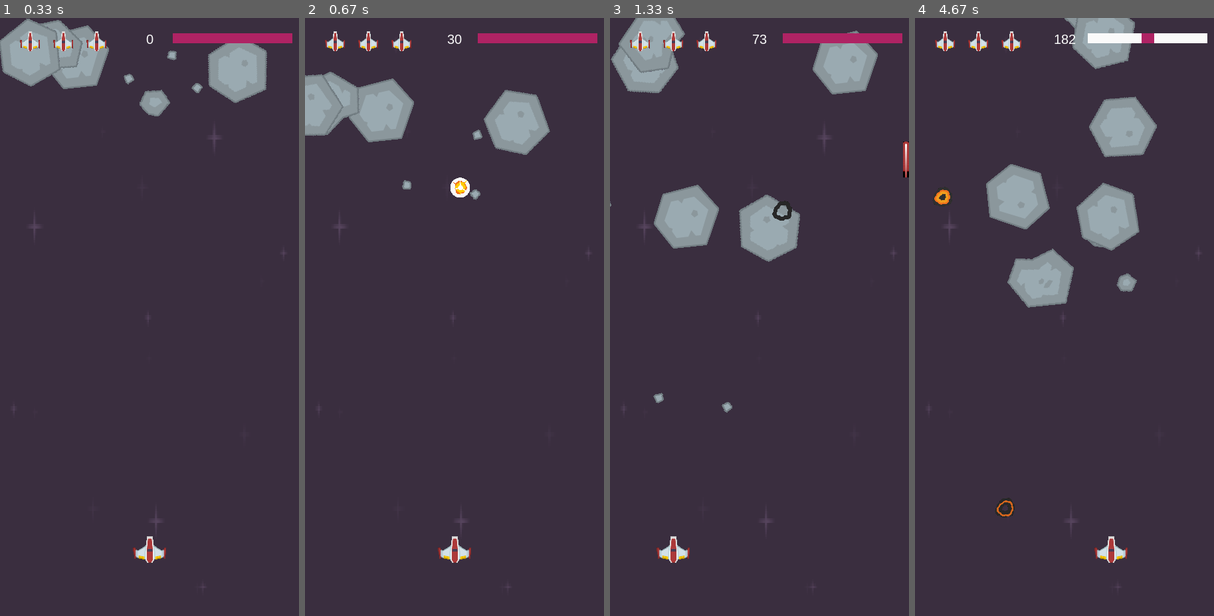
Above: before the commit, frames 1-4 (left to right).
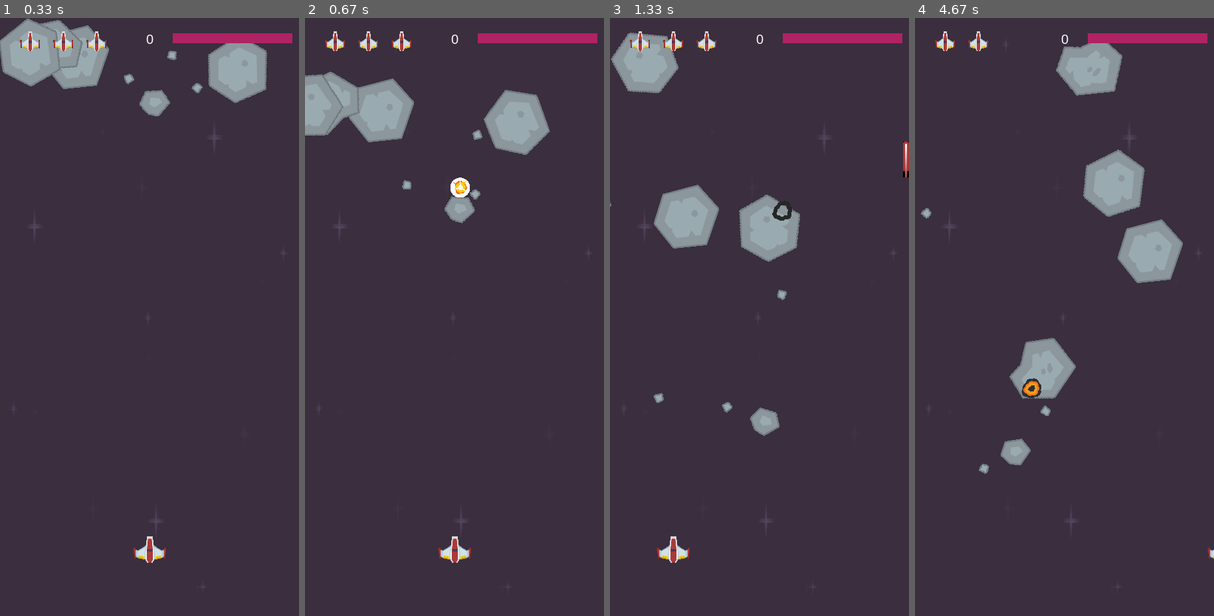
Above: after the commit, the same moments.

Repository: portfolio-AB/pygame
Game: pygame game, started from game/main.py
The game is run twice, just before and just after one commit, with the same random seed, the same clock (stepped at 60 frames per second) and the same inputs.
Inputs:
- Up to frame 1 (0.33 s): no input
- Up to frame 2 (0.67 s): tap Space at 0.33 s
- Up to frame 3 (1.33 s): hold Right 0.67-1.13 s; tap Space at 0.73, 1.03, 1.23 s; hold Right from 1.17 s (still down)
- Up to frame 4 (4.67 s): tap Space at 1.53, 1.73, 2.03, 2.3, 2.6, 2.73, 3.03, 3.4, 3.7, 3.9, 4.2, 4.4 s; release Right at 1.63 s; hold Left 1.67-2.2 s; hold Left 2.23-2.63 s; hold Right 2.67-3.3 s; hold Left 3.33-3.8 s; hold Right 3.83-4.3 s; hold Right from 4.33 s (still down)

Frame 1 is identical in both runs. In frame 2, 0.4% of the frame differs, in the area x 46-57%, y 2-35%; in frame 3, 2.5%; in frame 4, 14%, in the area x 2-100%, y 0-92%.

Commit message:
add uniform meteor health

Diff:
--- a/game/main.py
+++ b/game/main.py
@@ -141,9 +141,8 @@
 
         new_mob()
 
-    group_hits = pygame.sprite.groupcollide(mobs, projectiles, True, True)
+    group_hits = pygame.sprite.groupcollide(mobs, projectiles, False , True)
     for i in group_hits:
-        score += 50 - i.radius
         size = "small"
 
         if i.radius <= 10:
@@ -153,10 +152,14 @@
         else:
             size = "lrg"
             big_target_snd.play()
+        i.health -= 25
+        if i.health <= 0:
+            i.kill()
+            new_mob()
+            score += i.radius
 
         explosion = Explosion(i.rect.center, size)
         sprites.add(explosion)
-        new_mob()
 
     screen.fill(BLACK)
     screen.blit(bg, bg_rect)
--- a/game/mob.py
+++ b/game/mob.py
@@ -37,6 +37,7 @@
         self.radius = int(0.9 * self.rect.width / 2)
         self.rect.x = randrange(WIDTH - self.rect.width)
         self.rect.y = randrange(-100, -30)
+        self.health = 75
         if self.random_size == meteor_images_l:
             self.speed_y = randrange(1, 3)
             self.speed_x = randrange(-1, 1)
